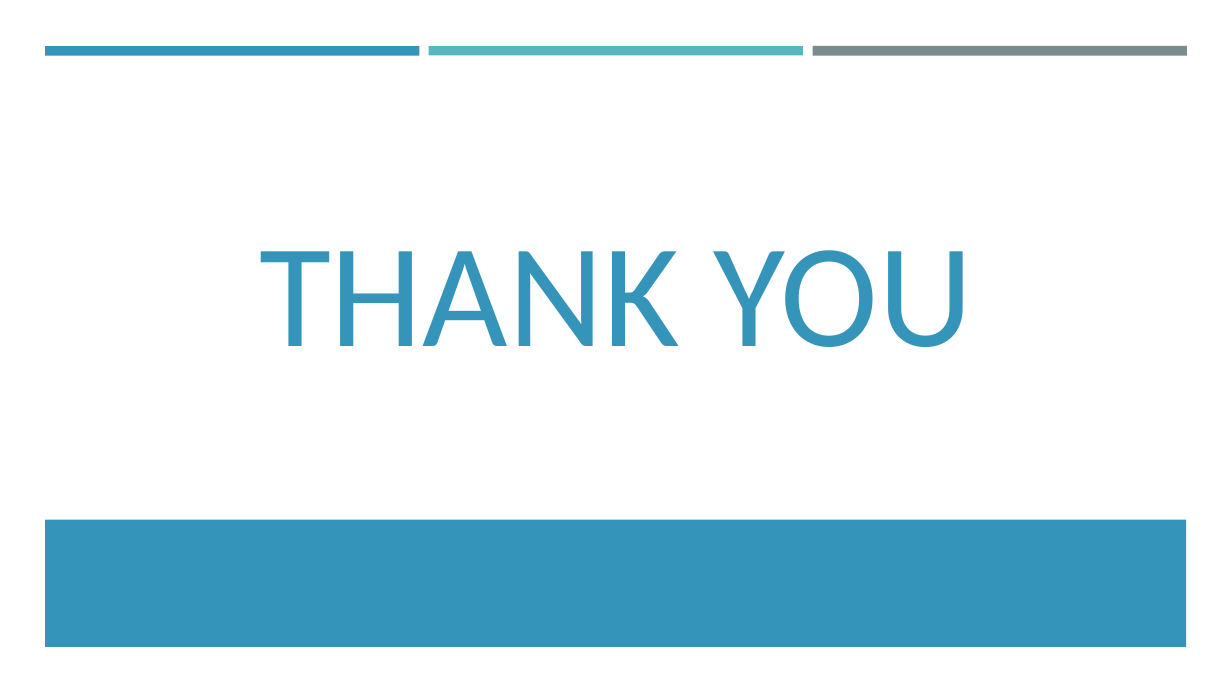
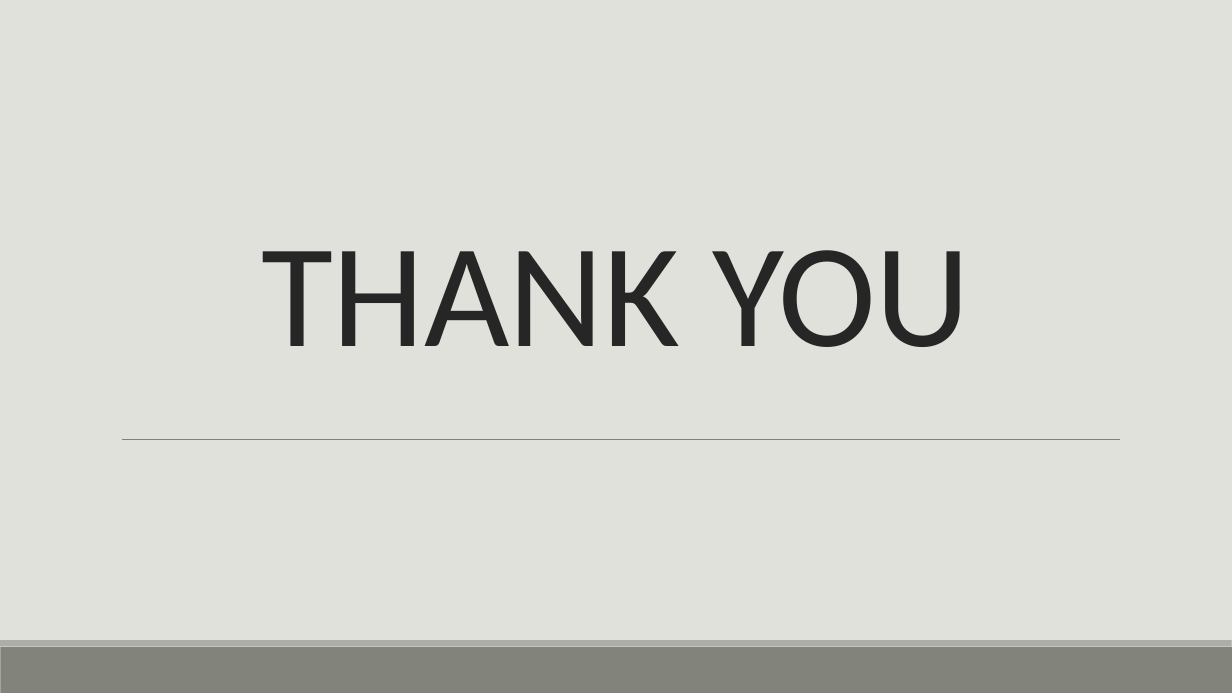
Before and after one commit to annisaaadindra/quotes-web-app, a slide deck: slide 8 of Annisaa Adindra Daulay.pptx (slide 7 before the commit). Drawn at 1232x693 pixels with LibreOffice and Linux fonts; fonts in the diff are those of the drawing. Boxes give left, top, right and bottom in pixels: in the first picture for what was removed or moved away, otherwise in the second. Text is boxed around its words. In the diff, an @@ line names an element or a change of style, - is before the commit and + after.

```diff
--- a/Annisaa Adindra Daulay.pptx
+++ b/Annisaa Adindra Daulay.pptx
@@ background #FFFFFF to #E1E1DB @@
@@ rectangle removed at (45, 46, 420, 55) @@
@@ rectangle removed at (429, 46, 803, 55) @@
@@ rectangle removed at (812, 46, 1187, 56) @@
@@ title "THANK YOU" at (262, 250, 970, 347): text colour #3494BA to #262626, letter spacing 0 to -0.5 pt; line spacing 1 to 0.85 @@
@@ line added from (122, 439) to (1120, 439), #808080 0.5 pt @@
@@ rectangle: place and size @@
-rectangle at (45, 519, 1187, 647)
+rectangle at (0, 640, 1232, 647)
@@ rectangle at (0, 640, 1232, 647): fill #3494BA to #ACADA8 @@
@@ rectangle added at (0, 647, 1232, 693), fill #82847C @@
```
Also in this commit, not shown: 6 other slides changed, 1 slide added, 1 other file.
